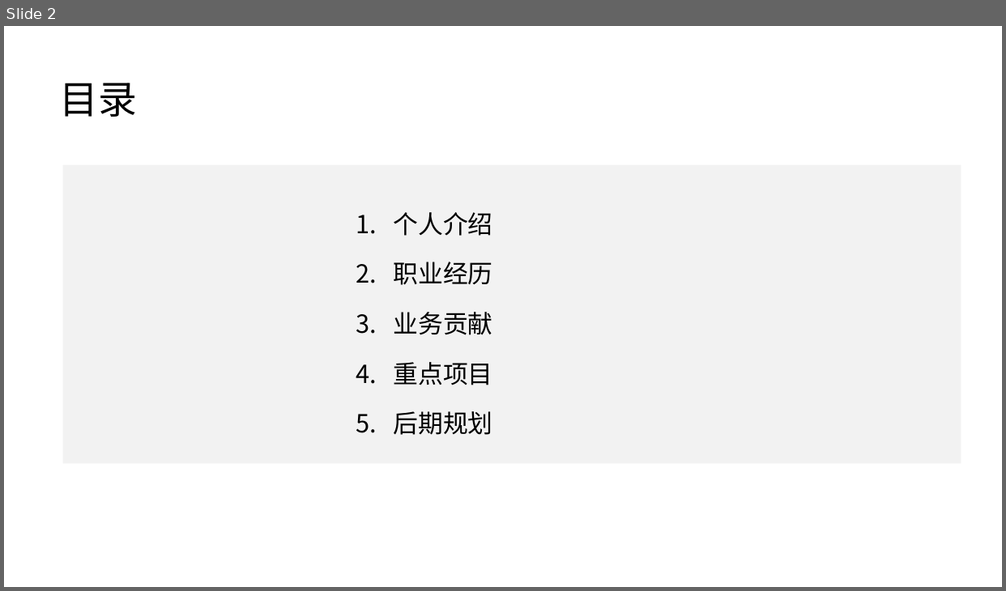
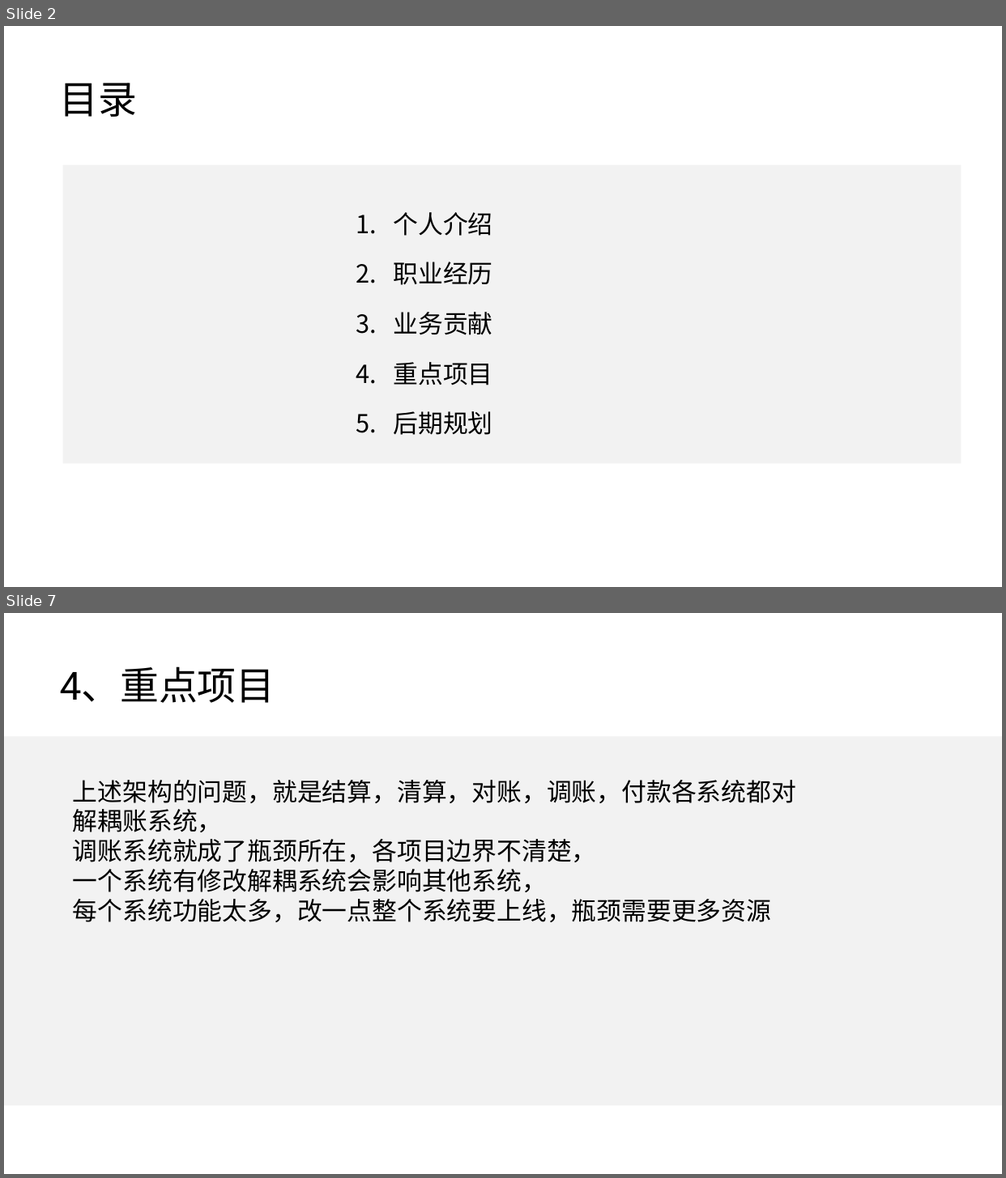
Before and after one commit to wl1990/disuser_wr, a slide deck: src/doc/职级评审_商城技术部.pptx. Shown one above the other, each under a label of ours: slide 2 before the commit, slides 2 and 7 after it; the slides between them are not shown. The pictures are 1006x591 and 1006x1178 pixels, drawn with LibreOffice and Linux fonts; fonts in the diff are those of the drawing; background and template pictures are left out. Boxes give left, top, right and bottom in pixels: in the first picture for what was removed or moved away, otherwise in the second. Text is boxed around its words. In the diff, an @@ line names an element or a change of style, - is before the commit and + after.

```diff
--- a/src/doc/职级评审_商城技术部.pptx
+++ b/src/doc/职级评审_商城技术部.pptx
@@ slide 7 added at box(4, 613, 1002, 1174), background #FFFFFF @@
@@ title added at box(60, 666, 275, 703), 28 pt, text #000000 @@
+4、重点项目
@@ rectangle added at box(4, 737, 1002, 1106), fill #F2F2F2 @@
@@ text added at box(73, 780, 796, 922), 18 pt, text #000000 @@
+上述架构的问题，就是结算，清算，对账，调账，付款各系统都对解耦账系统，
+调账系统就成了瓶颈所在，各项目边界不清楚，
+一个系统有修改解耦系统会影响其他系统，
+每个系统功能太多，改一点整个系统要上线，瓶颈需要更多资源
```
Also in this commit, not shown: 6 slides changed, 1 other slide added.
